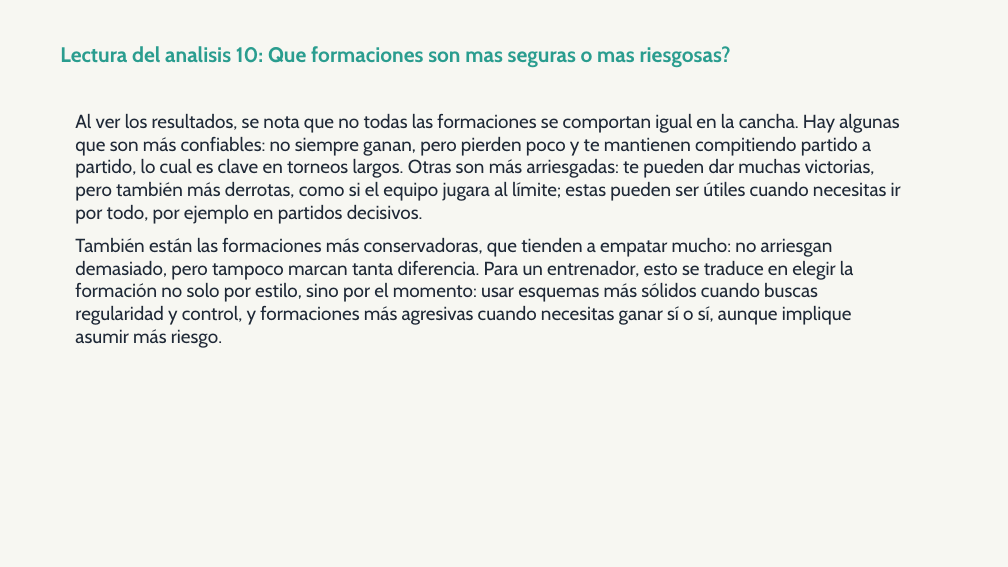
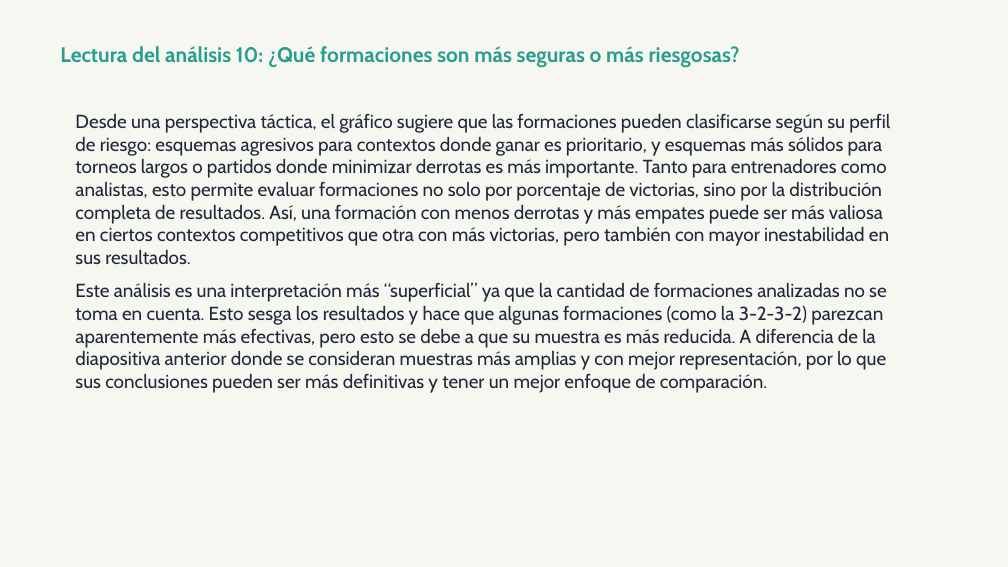
Before and after one commit to OssianV/Proyecto_analisis_soccer_europeo, a slide deck: slide 21 of OUTPUTS/presentacion_final.pptx. Drawn at 1008x567 pixels with LibreOffice and Linux fonts; fonts in the diff are those of the drawing. Boxes give left, top, right and bottom in pixels: in the first picture for what was removed or moved away, otherwise in the second. Text is boxed around its words. In the diff, an @@ line names an element or a change of style, - is before the commit and + after.

Commit message:
Minor changes y analisis correctos en la presentacion creada

```diff
--- a/OUTPUTS/presentacion_final.pptx
+++ b/OUTPUTS/presentacion_final.pptx
@@ text at (60, 46, 740, 68): text changed @@
-Lectura del analisis 10: Que formaciones son mas seguras o mas riesgosas?
+Lectura del análisis 10: ¿Qué formaciones son más seguras o más riesgosas?
@@ text at (75, 114, 890, 393): text changed @@
-Al ver los resultados, se nota que no todas las formaciones se comportan igual en la cancha. Hay algunas que son más confiables: no siempre ganan, pero pierden poco y te mantienen compitiendo partido a partido, lo cual es clave en torneos largos. Otras son más arriesgadas: te pueden dar muchas victorias, pero también más derrotas, como si el equipo jugara al límite; estas pueden ser útiles cuando necesitas ir por todo, por ejemplo en partidos decisivos.
-También están las formaciones más conservadoras, que tienden a empatar mucho: no arriesgan demasiado, pero tampoco marcan tanta diferencia. Para un entrenador, esto se traduce en elegir la formación no solo por estilo, sino por el momento: usar esquemas más sólidos cuando buscas regularidad y control, y formaciones más agresivas cuando necesitas ganar sí o sí, aunque implique asumir más riesgo.
+Desde una perspectiva táctica, el gráfico sugiere que las formaciones pueden clasificarse según su perfil de riesgo: esquemas agresivos para contextos donde ganar es prioritario, y esquemas más sólidos para torneos largos o partidos donde minimizar derrotas es más importante. Tanto para entrenadores como analistas, esto permite evaluar formaciones no solo por porcentaje de victorias, sino por la distribución completa de resultados. Así, una formación con menos derrotas y más empates puede ser más valiosa en ciertos contextos competitivos que otra con más victorias, pero también con mayor inestabilidad en sus resultados.
+Este análisis es una interpretación más “superficial” ya que la cantidad de formaciones analizadas no se toma en cuenta. Esto sesga los resultados y hace que algunas formaciones (como la 3-2-3-2) parezcan aparentemente más efectivas, pero esto se debe a que su muestra es más reducida. A diferencia de la diapositiva anterior donde se consideran muestras más amplias y con mejor representación, por lo que sus conclusiones pueden ser más definitivas y tener un mejor enfoque de comparación.
```
Also in this commit, not shown: 19 other slides changed, 3 other files.
